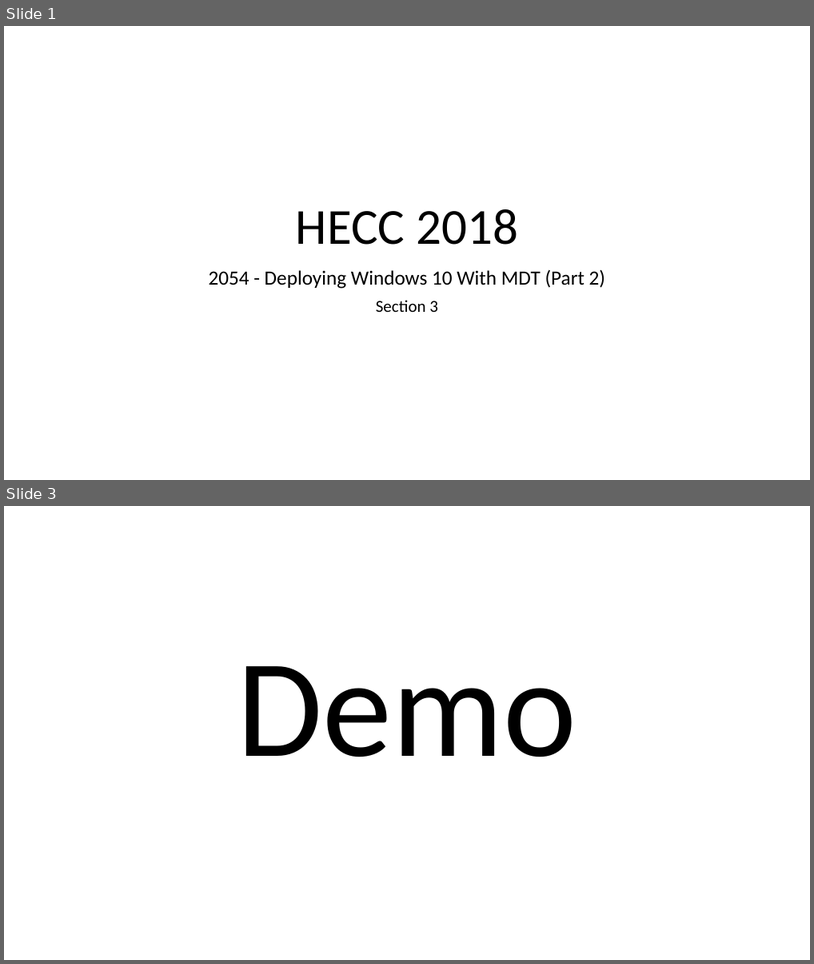
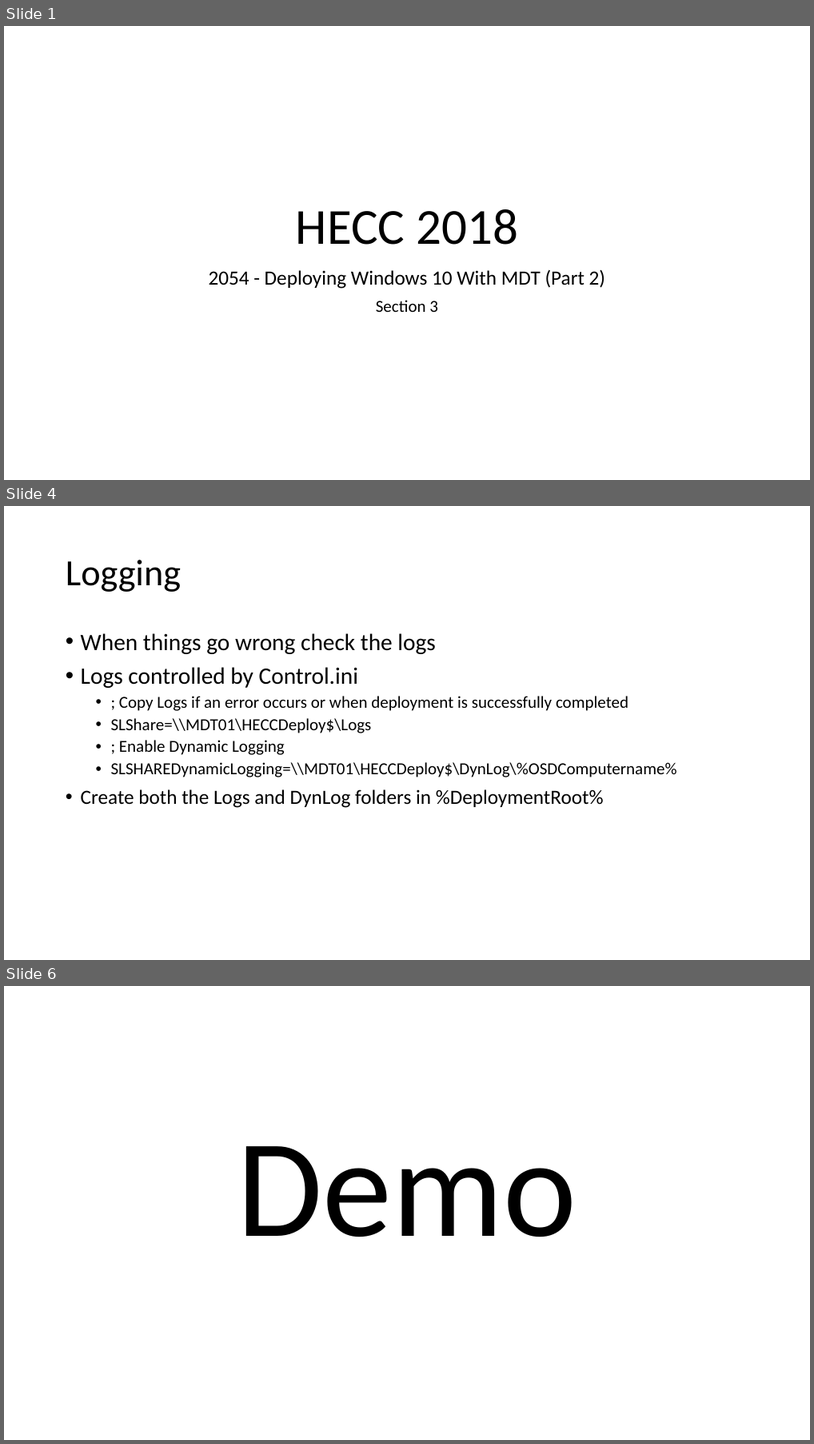
Before and after one commit to fydexx/HECC-2018, a slide deck: Part_02/Section03.pptx. Shown one above the other, each under a label of ours: slides 1 and 3 before the commit, slides 1, 4 and 6 after it; the slides between them are not shown. The pictures are 814x964 and 814x1444 pixels, drawn with LibreOffice and Linux fonts; fonts in the diff are those of the drawing. Boxes give left, top, right and bottom in pixels: in the first picture for what was removed or moved away, otherwise in the second. Text is boxed around its words. In the diff, an @@ line names an element or a change of style, - is before the commit and + after.

```diff
--- a/Part_02/Section03.pptx
+++ b/Part_02/Section03.pptx
@@ slide 4 added at [4,506,810,960], background #FFFFFF @@
@@ title added at [66,560,181,592], 44 pt, text #000000 @@
+Logging
@@ text added at [81,633,678,808], 20 pt, text #000000 @@
+• When things go wrong check the logs
+• Logs controlled by Control.ini
+  • ; Copy Logs if an error occurs or when deployment is successfully completed
+  • SLShare=\\MDT01\HECCDeploy$\Logs
+  • ; Enable Dynamic Logging
+  • SLSHAREDynamicLogging=\\MDT01\HECCDeploy$\DynLog\%OSDComputername%
+• Create both the Logs and DynLog folders in %DeploymentRoot%
@@ what was slide 3 is now slide 6 @@
```
Also in this commit, not shown: 1 slide changed, 2 other slides added.
